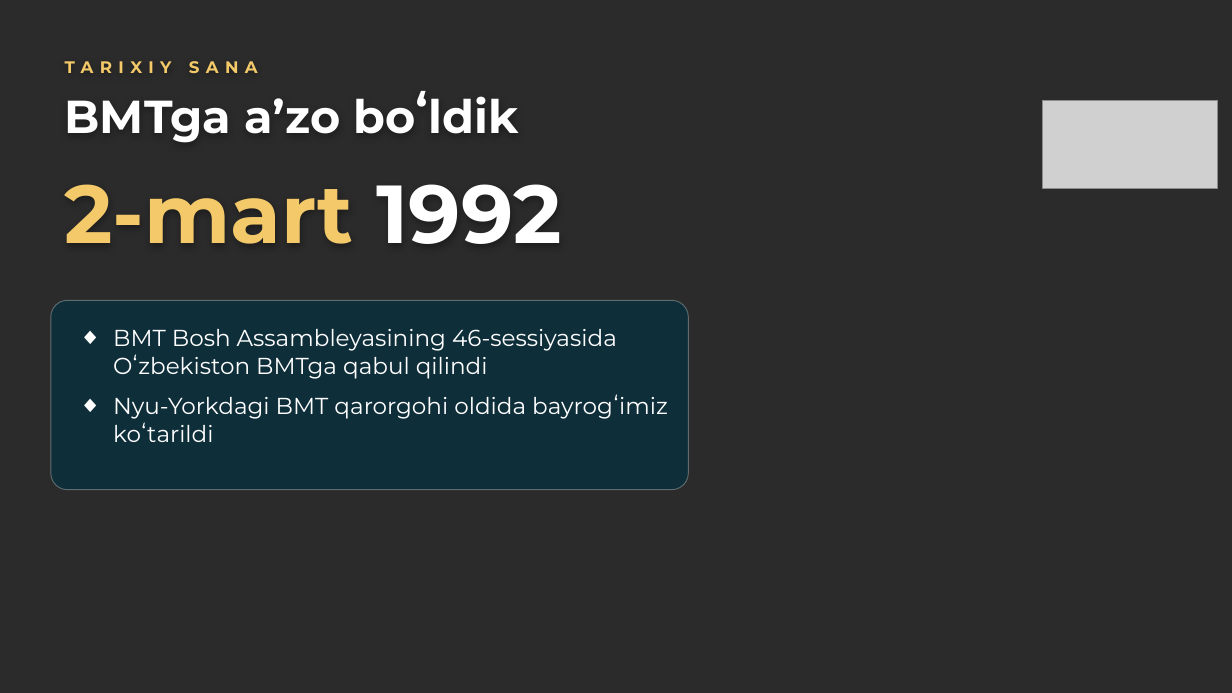
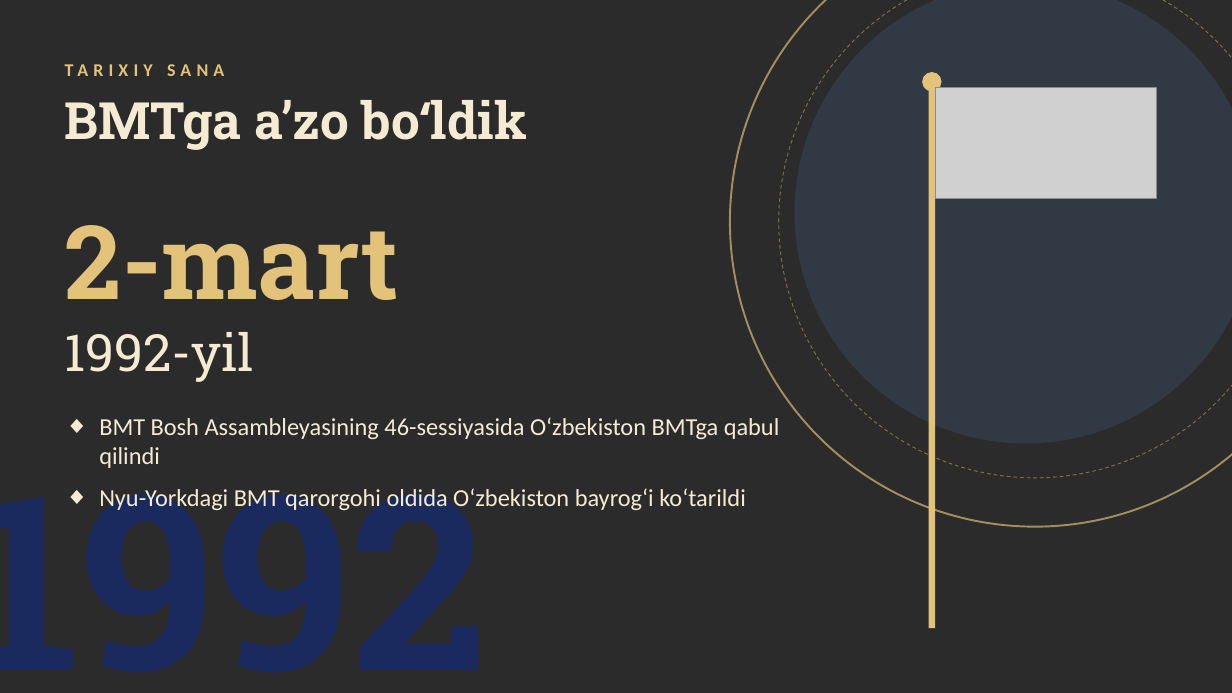
Before and after one commit to mmuhammadovv/mustaqil_ish_ay, a slide deck: slide 4 of alohida/BMT_himoya.pptx. Drawn at 1232x693 pixels with LibreOffice and Linux fonts; fonts in the diff are those of the drawing; grey boxes stand for pictures; background and template pictures are left out; a plain dark background stands for a picture behind light text. Boxes give left, top, right and bottom in pixels: in the first picture for what was removed or moved away, otherwise in the second. Text is boxed around its words. In the diff, an @@ line names an element or a change of style, - is before the commit and + after.

```diff
--- a/alohida/BMT_himoya.pptx
+++ b/alohida/BMT_himoya.pptx
@@ ellipse added at box(730, 0, 1232, 527), outline #E3C27A 1.5 pt @@
@@ ellipse added at box(779, 0, 1232, 478), outline #E3C27A 0.75 pt dashed @@
@@ ellipse added at box(795, 0, 1232, 444), fill #5B92E5 at 14% opacity @@
@@ text "TARIXIY SANA" at box(65, 51, 897, 88): size 13 to 14 pt, font Montserrat to Calibri, text colour #F3C969 to #E3C27A, letter spacing 5 to 4 pt @@
@@ text "BMTga aʼzo boʻldik" at box(65, 100, 349, 150): size 36 to 40 pt, font Montserrat to Roboto Slab, text colour #FFFFFF to #F5EBD3 @@
@@ ellipse added at box(922, 72, 942, 91), fill #E3C27A @@
@@ rectangle added at box(929, 83, 935, 628), fill #E3C27A @@
@@ picture: place and size @@
-picture at box(1043, 101, 1218, 189)
+picture at box(935, 88, 1157, 199)
@@ text "2-mart" at box(65, 225, 399, 300): vertical alignment top to middle @@
@@ text at box(65, 225, 399, 300): text changed; size 64 to 80 pt; font Montserrat to Roboto Slab; text colour #F3C969 to #E3C27A @@
-2-mart 1992
+2-mart
@@ rounded rectangle removed at box(51, 300, 689, 490) @@
@@ text added at box(65, 332, 255, 382), 40 pt, text #F5EBD3 @@
+1992-yil
@@ text "BMT Bosh Assambleyasining 46-sessiyasida Oʻzbekiston ...": place and size @@
-text "BMT Bosh Assambleyasining 46-sessiyasida Oʻzbekiston ..." at box(113, 329, 668, 442)
+text "BMT Bosh Assambleyasining 46-sessiyasida Oʻzbekiston ..." at box(99, 417, 780, 513)
@@ text at box(99, 417, 780, 468): size 18 to 19 pt, font Montserrat to Calibri, text colour #FFFFFF to #F5EBD3 in "BMT Bosh Assambleyasining 46-sessiyasida Oʻzbekiston BMTga q ..." @@
@@ text added at box(0, 447, 486, 672), 190 pt, text #1A2A5E, bold @@
+1992
@@ text at box(99, 487, 746, 513): text changed; size 18 to 19 pt; font Montserrat to Calibri; text colour #FFFFFF to #F5EBD3 @@
-◆ Nyu-Yorkdagi BMT qarorgohi oldida bayrogʻimiz koʻtarildi
+◆ Nyu-Yorkdagi BMT qarorgohi oldida Oʻzbekiston bayrogʻi koʻtarildi
```
Also in this commit, not shown: 8 other slides changed, 1 slide removed, 3 other files.
